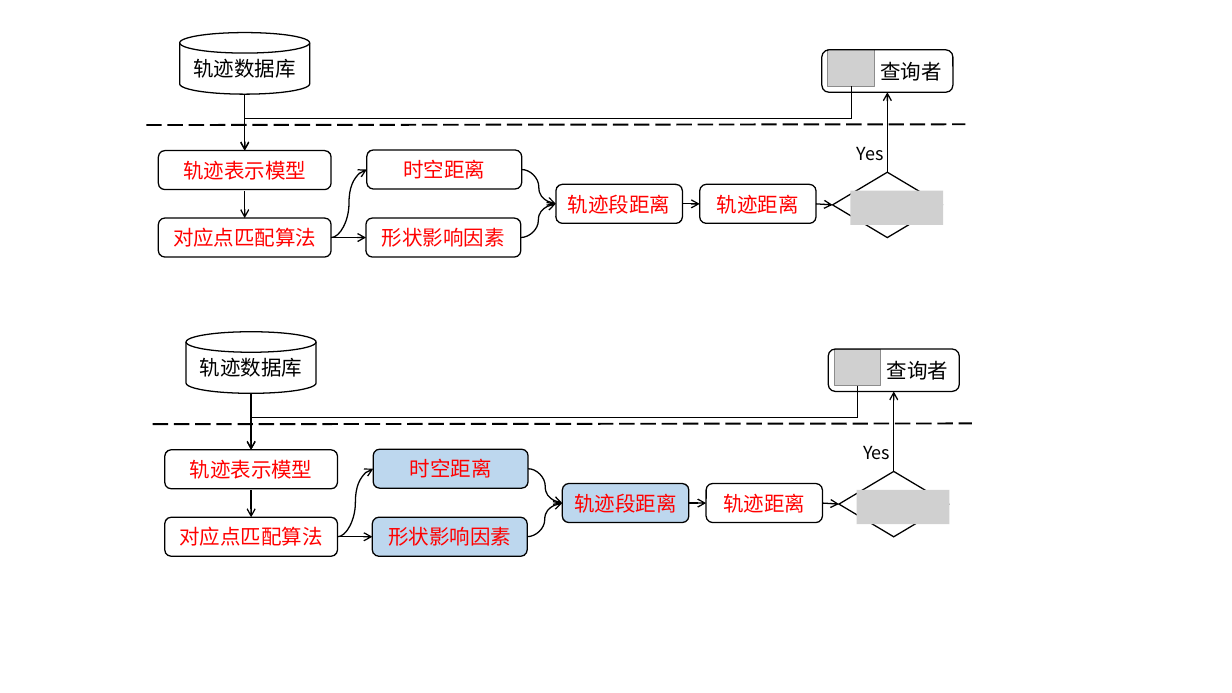
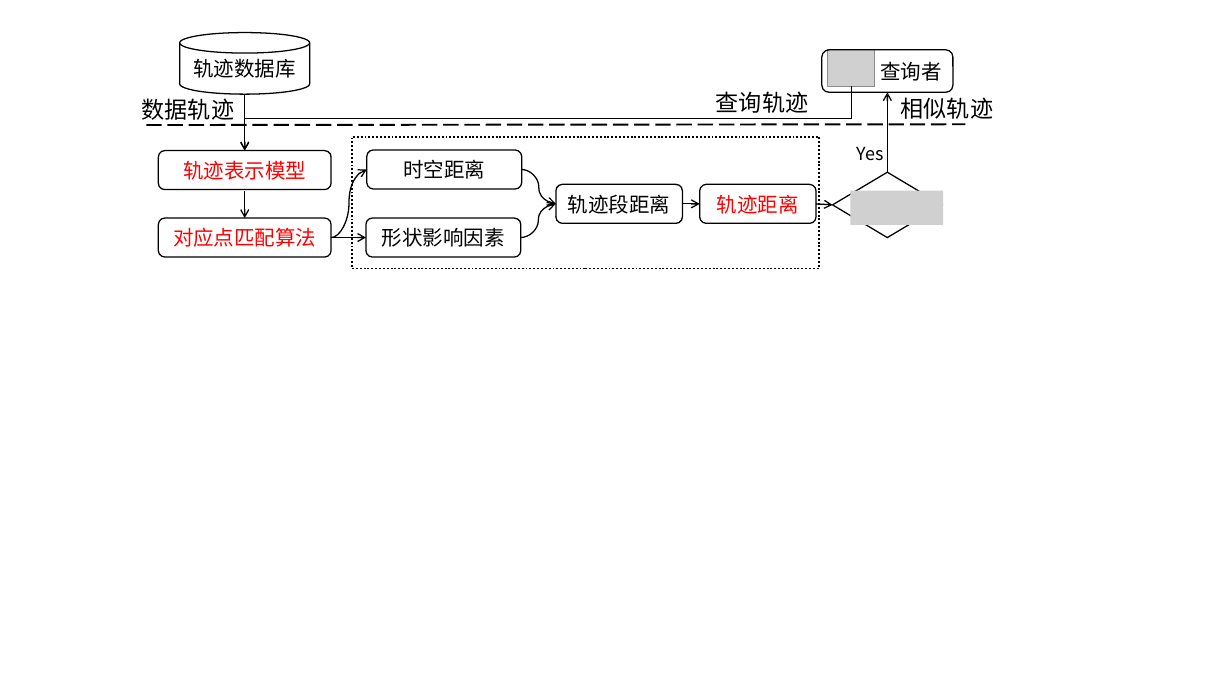
Before and after one commit to dingguangwei/biyelunwen, a slide deck: slide 6 of 素材-答辩.pptx (slide 5 before the commit). Drawn at 1232x693 pixels with LibreOffice and Linux fonts; fonts in the diff are those of the drawing; grey boxes stand for pictures. Boxes give left, top, right and bottom in pixels: in the first picture for what was removed or moved away, otherwise in the second. Text is boxed around its words. In the diff, an @@ line names an element or a change of style, - is before the commit and + after.

```diff
--- a/素材-答辩.pptx
+++ b/素材-答辩.pptx
@@ background #CCE8CF to #FFFFFF @@
@@ text added at bbox=[142, 94, 234, 120], 18 pt, text #000000 @@
+数据轨迹
@@ text added at bbox=[716, 91, 808, 113], 18 pt, text #000000 @@
+查询轨迹
@@ text added at bbox=[901, 97, 993, 119], 18 pt, text #000000 @@
+相似轨迹
@@ rectangle added at bbox=[352, 137, 819, 269], outline #000000 1.5 pt dashed @@
@@ text colour #FF0000 to #000000 in 3 elements at bbox=[556, 185, 683, 224], bbox=[367, 150, 522, 189], bbox=[366, 218, 521, 257] @@
@@ cylinder removed at bbox=[186, 332, 316, 394] @@
-轨迹数据库
@@ rounded rectangle removed at bbox=[828, 349, 959, 392] @@
-查询者
@@ picture removed at bbox=[835, 349, 881, 386] @@
@@ elbow arrow removed from (858, 385) to (251, 450) @@
@@ arrow removed from (251, 394) to (251, 450) @@
@@ arrow removed from (894, 471) to (894, 392) @@
@@ line removed from (152, 424) to (972, 423) @@
@@ rounded rectangle removed at bbox=[373, 449, 529, 488] @@
-时空距离
@@ text removed at bbox=[863, 445, 890, 460] @@
-Yes
@@ rounded rectangle removed at bbox=[165, 450, 337, 489] @@
-轨迹表示模型
@@ curved arrow removed from (337, 537) to (373, 469) @@
@@ curved arrow removed from (529, 469) to (563, 503) @@
@@ diamond removed at bbox=[839, 471, 949, 537] @@
@@ arrow removed from (251, 490) to (251, 518) @@
@@ curved arrow removed from (528, 537) to (563, 503) @@
@@ rounded rectangle removed at bbox=[563, 483, 689, 522] @@
-轨迹段距离
@@ arrow removed from (689, 503) to (706, 503) @@
@@ rounded rectangle removed at bbox=[706, 483, 823, 522] @@
-轨迹距离
@@ arrow removed from (823, 503) to (839, 505) @@
@@ picture removed at bbox=[857, 490, 949, 524] @@
@@ rounded rectangle removed at bbox=[165, 518, 337, 556] @@
-对应点匹配算法
@@ arrow removed from (337, 537) to (372, 537) @@
@@ rounded rectangle removed at bbox=[372, 518, 528, 556] @@
-形状影响因素
```
Also in this commit, not shown: 21 other slides changed, 2 slides added, 7 other files.
